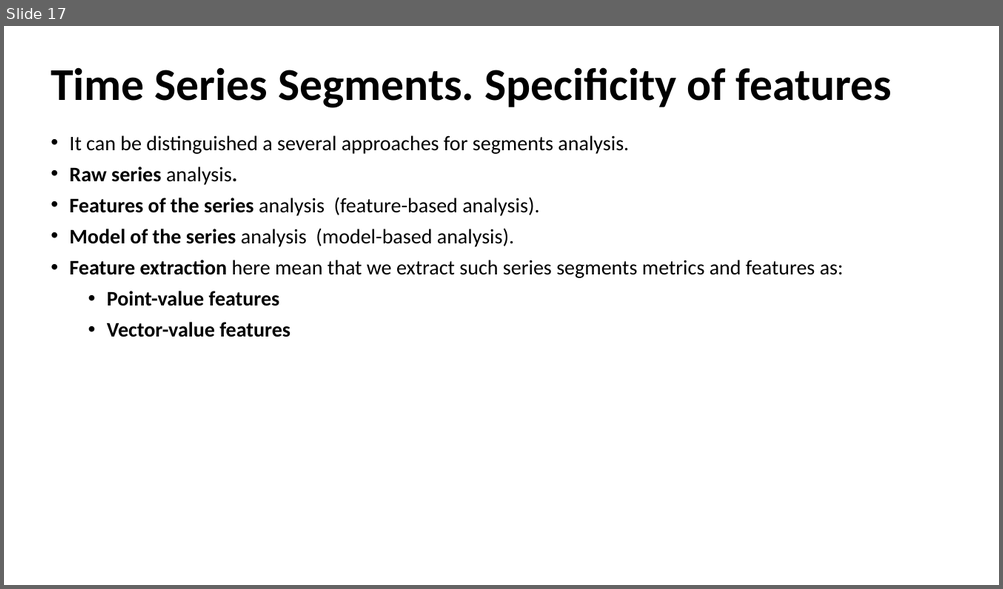
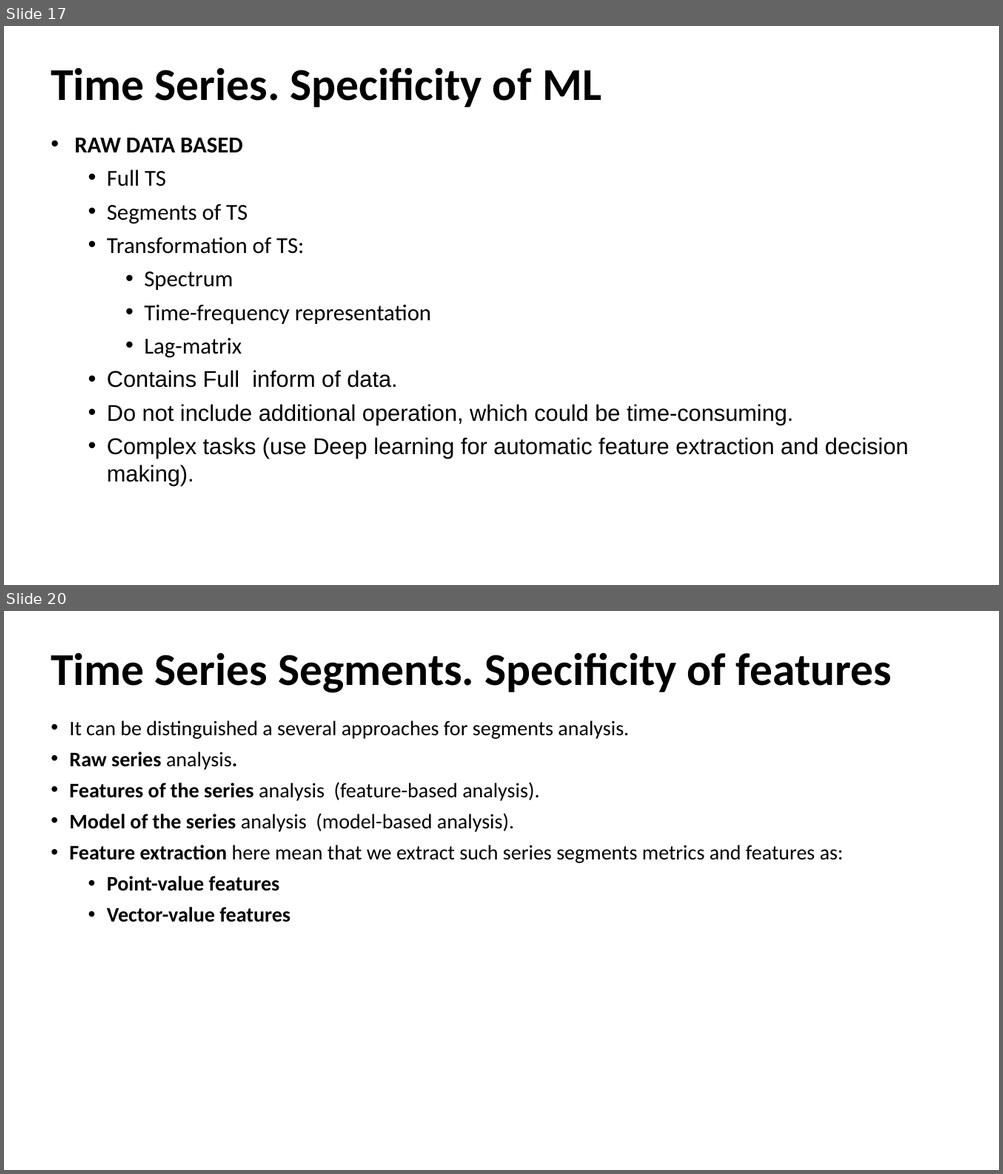
Before and after one commit to MVRonkin/Time-Series-Analysis-Lectures-and-Workshops, a slide deck: lectures/lec6.pptx. Shown one above the other, each under a label of ours: slide 17 before the commit, slides 17 and 20 after it; the slides between them are not shown. The pictures are 1003x589 and 1003x1174 pixels, drawn with LibreOffice and Linux fonts; fonts in the diff are those of the drawing. Boxes give left, top, right and bottom in pixels: in the first picture for what was removed or moved away, otherwise in the second. Text is boxed around its words. In the diff, an @@ line names an element or a change of style, - is before the commit and + after.

```diff
--- a/lectures/lec6.pptx
+++ b/lectures/lec6.pptx
@@ slide 17 added at <box>4,26,999,585</box>, background #FFFFFF @@
@@ title added at <box>51,67,602,107</box>, 44 pt, text #000000, bold @@
+Time Series. Specificity of ML
@@ text added at <box>74,137,908,486</box>, 22 pt, text #000000 @@
+• RAW DATA BASED
+  • Full TS
+  • Segments of TS
+  • Transformation of TS:
+    • Spectrum
+    • Time-frequency representation
+    • Lag-matrix
+  • Contains Full inform of data.
+  • Do not include additional operation, which could be time-consuming.
+  • Complex tasks (use Deep learning for automatic feature extraction and decision making).
@@ what was slide 17 is now slide 20 @@
```
Also in this commit, not shown: 5 slides changed, 3 other slides added, 3 other files.
